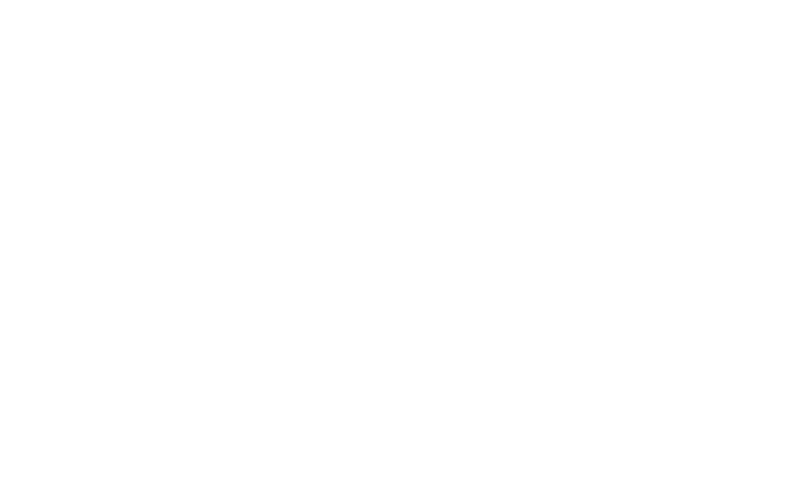
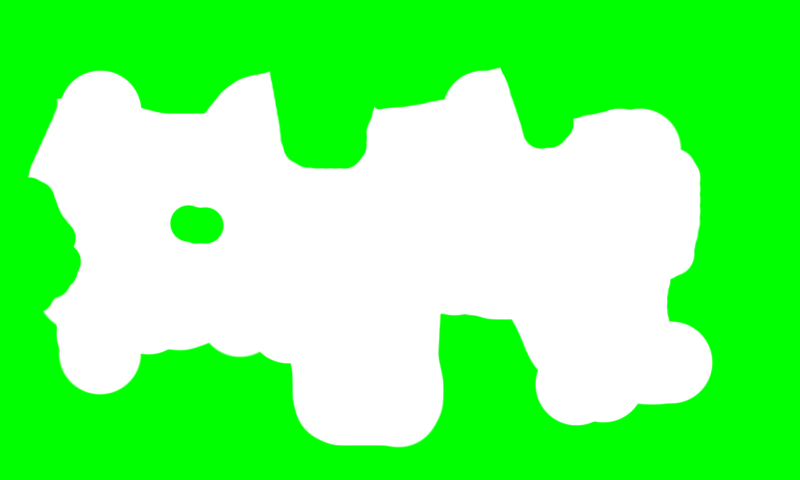
Two versions of the same layered image (800x480). Layer-by-layer changes:
added layer "Layer 2" above "Shape 2" over [0, 0, 800, 480]
hid "Shape 2" over [385, 124, 800, 480]
hid "Shape 1" over [0, 344, 385, 480]
